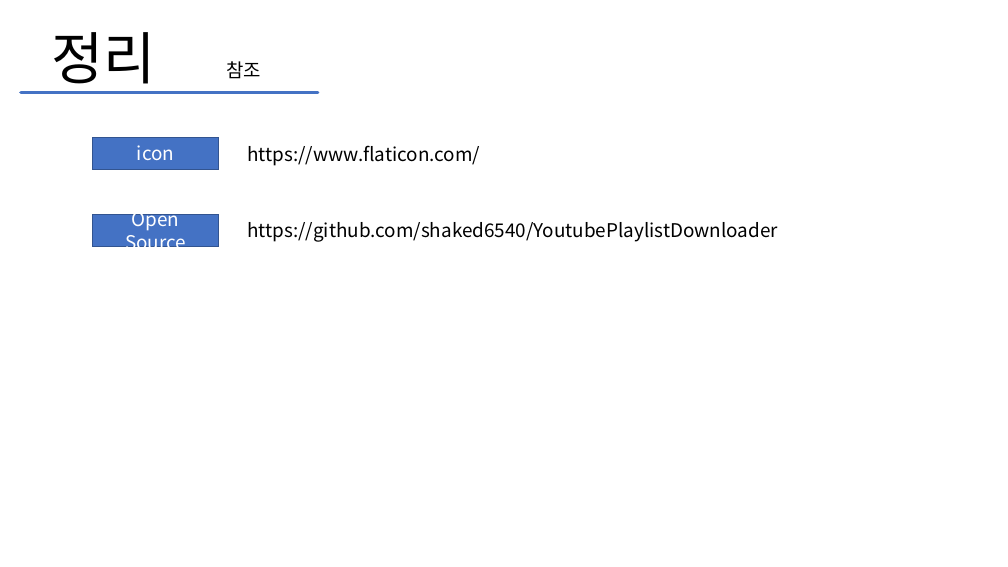
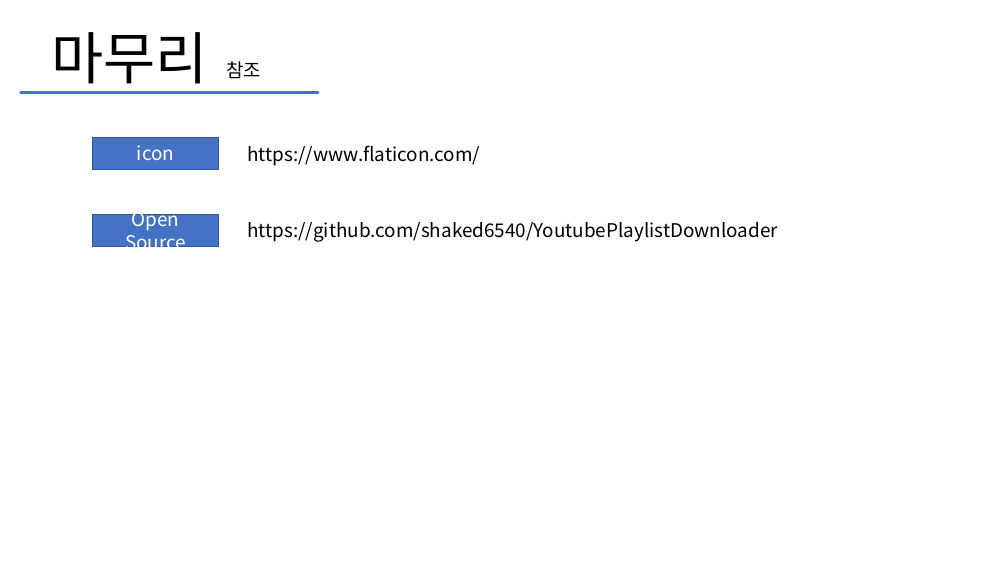
Before and after one commit to Thejiney/1stPersonalProject, a slide deck: slide 36 of 스마트팩토리혁신을 위한 AI 솔루션 개발자 양성과정 1st personal.pptx (slide 33 before the commit). Drawn at 1008x567 pixels with LibreOffice and Linux fonts; fonts in the diff are those of the drawing. Boxes give left, top, right and bottom in pixels: in the first picture for what was removed or moved away, otherwise in the second. Text is boxed around its words. In the diff, an @@ line names an element or a change of style, - is before the commit and + after.

```diff
--- a/스마트팩토리혁신을 위한 AI 솔루션 개발자 양성과정 1st personal.pptx
+++ b/스마트팩토리혁신을 위한 AI 솔루션 개발자 양성과정 1st personal.pptx
@@ text at bbox=[51, 32, 207, 93]: text changed @@
-정리
+마무리
```
Also in this commit, not shown: 3 other slides changed, 3 slides added, 3 other files.
